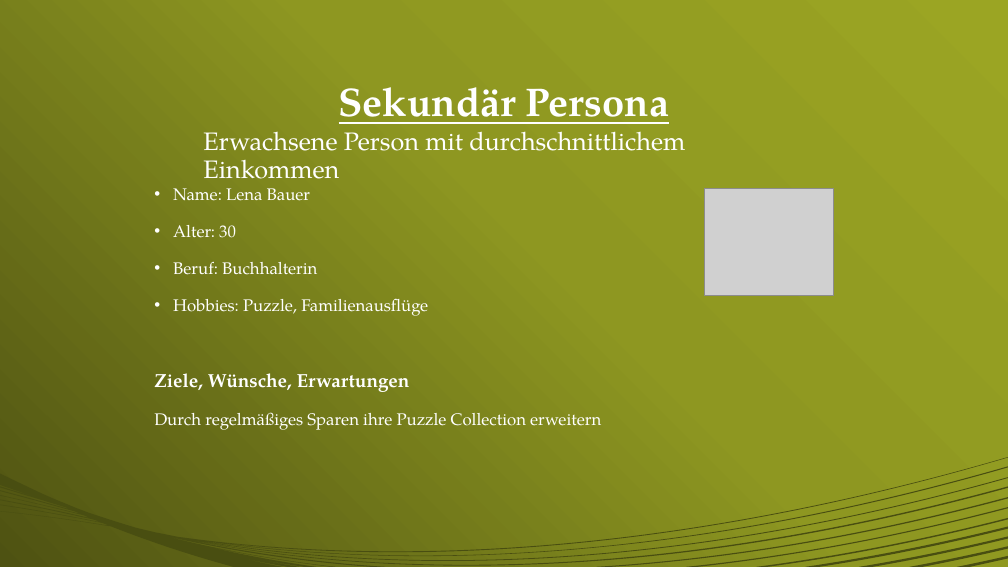
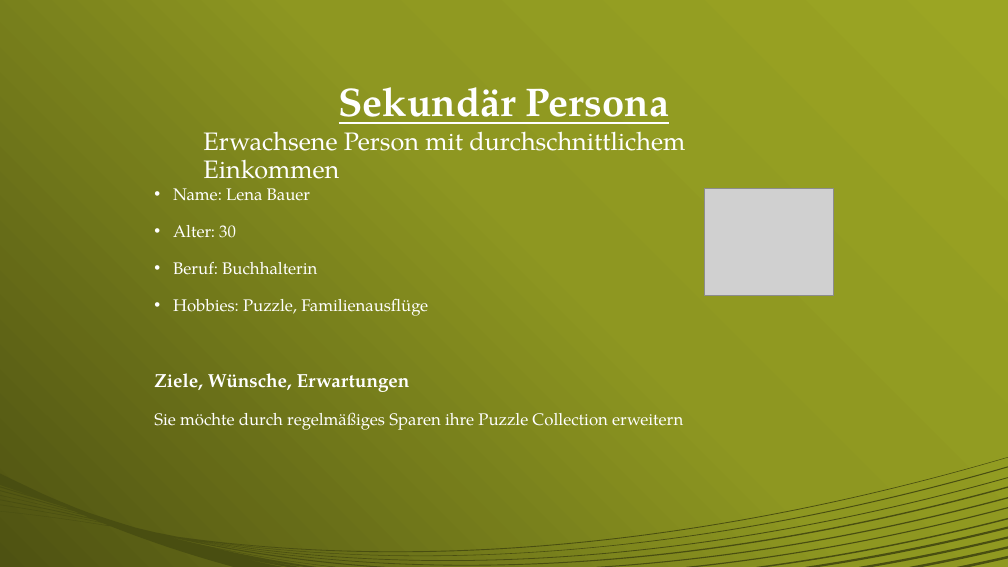
Before and after one commit to TarikPe/HCI, a slide deck: slide 12 of M1/präsentation/M1GruppeFreitagTeam10Präsentation.pptx. Drawn at 1008x567 pixels with LibreOffice and Linux fonts; fonts in the diff are those of the drawing; grey boxes stand for pictures. Boxes give left, top, right and bottom in pixels: in the first picture for what was removed or moved away, otherwise in the second. Text is boxed around its words. In the diff, an @@ line names an element or a change of style, - is before the commit and + after.

```diff
--- a/M1/präsentation/M1GruppeFreitagTeam10Präsentation.pptx
+++ b/M1/präsentation/M1GruppeFreitagTeam10Präsentation.pptx
@@ text at bbox=[154, 412, 683, 430]: text changed @@
-Durch regelmäßiges Sparen ihre Puzzle Collection erweitern
+Sie möchte durch regelmäßiges Sparen ihre Puzzle Collection erweitern
```
Also in this commit, not shown: 2 other files.
